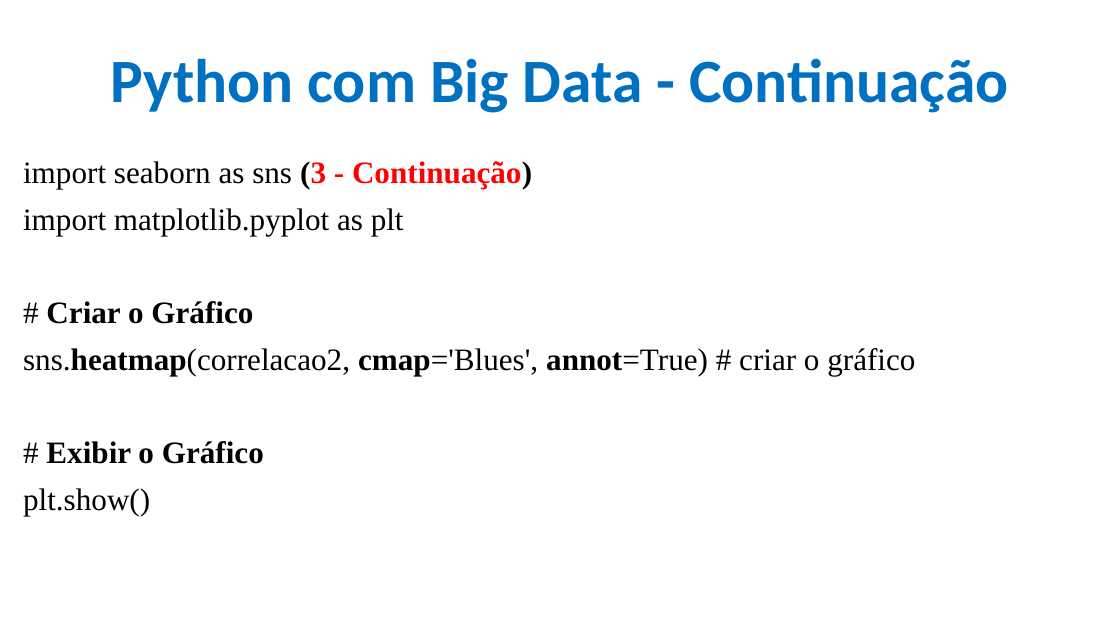
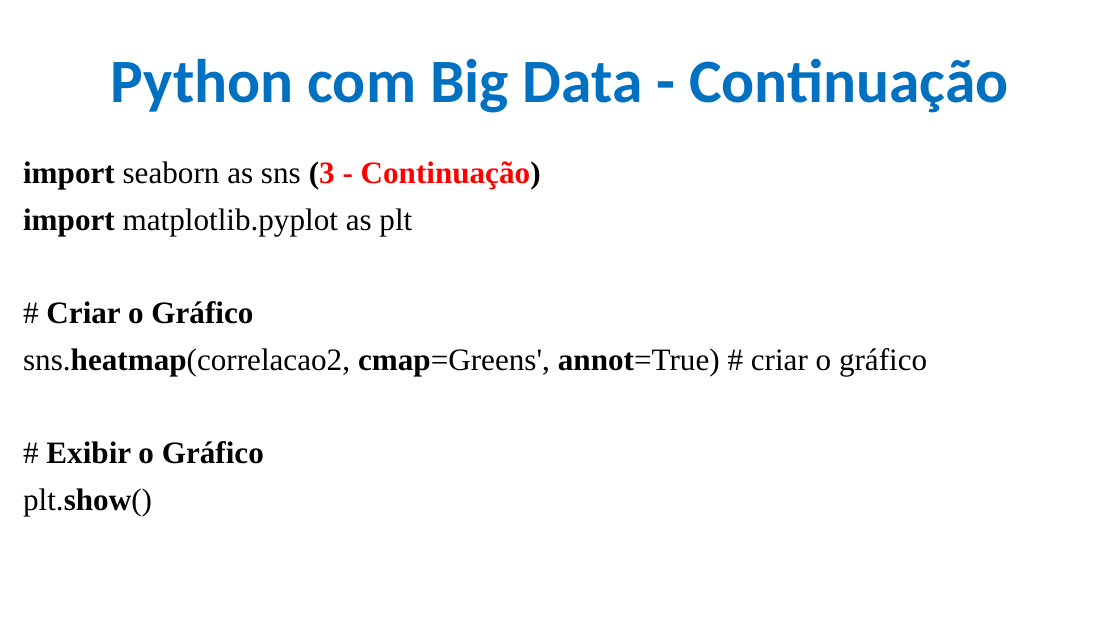
Before and after one commit to CloudEducationBrazil/WydenArea1AplicacaoCloudIndustria40Python, a slide deck: slide 10 of 01 Classes/Aula 11 - Aplicação Cloud Indústria 40 Python Integração Cloud Big Data Parte 2.pptx (slide 9 before the commit). Drawn at 1120x630 pixels with LibreOffice and Linux fonts; fonts in the diff are those of the drawing; background and template pictures are left out. Boxes give left, top, right and bottom in pixels: in the first picture for what was removed or moved away, otherwise in the second. Text is boxed around its words. In the diff, an @@ line names an element or a change of style, - is before the commit and + after.

Commit message:
Aula 11 Cloud IoT Python ajuste 30maio2023

```diff
--- a/01 Classes/Aula 11 - Aplicação Cloud Indústria 40 Python Integração Cloud Big Data Parte 2.pptx
+++ b/01 Classes/Aula 11 - Aplicação Cloud Indústria 40 Python Integração Cloud Big Data Parte 2.pptx
@@ text at [23,161,541,516]: bold on in "import", "import", "plt.show()" @@
@@ text at [23,348,927,376]: text changed @@
-sns.heatmap(correlacao2, cmap='Blues', annot=True) # criar o gráfico
+sns.heatmap(correlacao2, cmap=Greens', annot=True) # criar o gráfico
```
Also in this commit, not shown: 9 other slides changed, 1 slide added.
